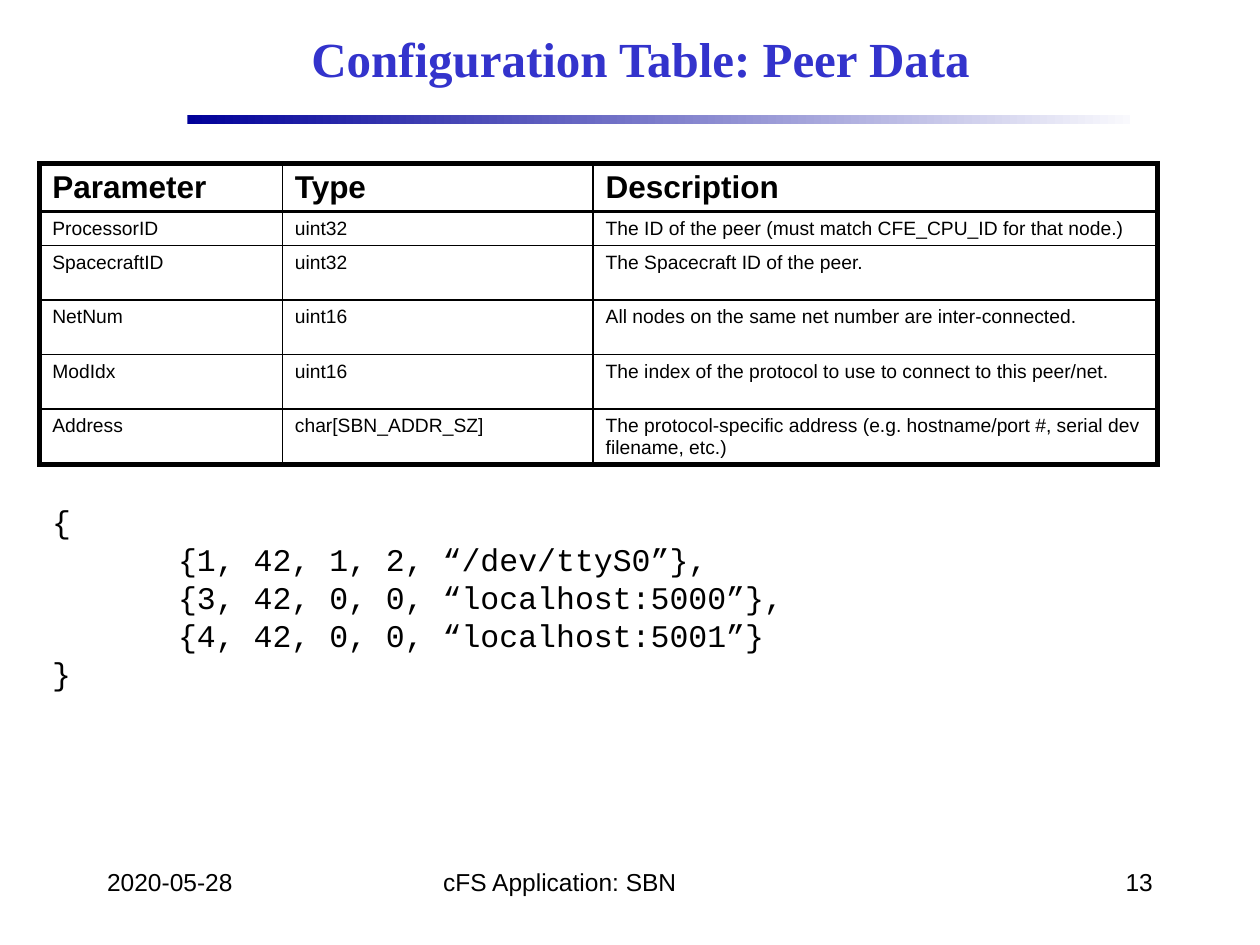
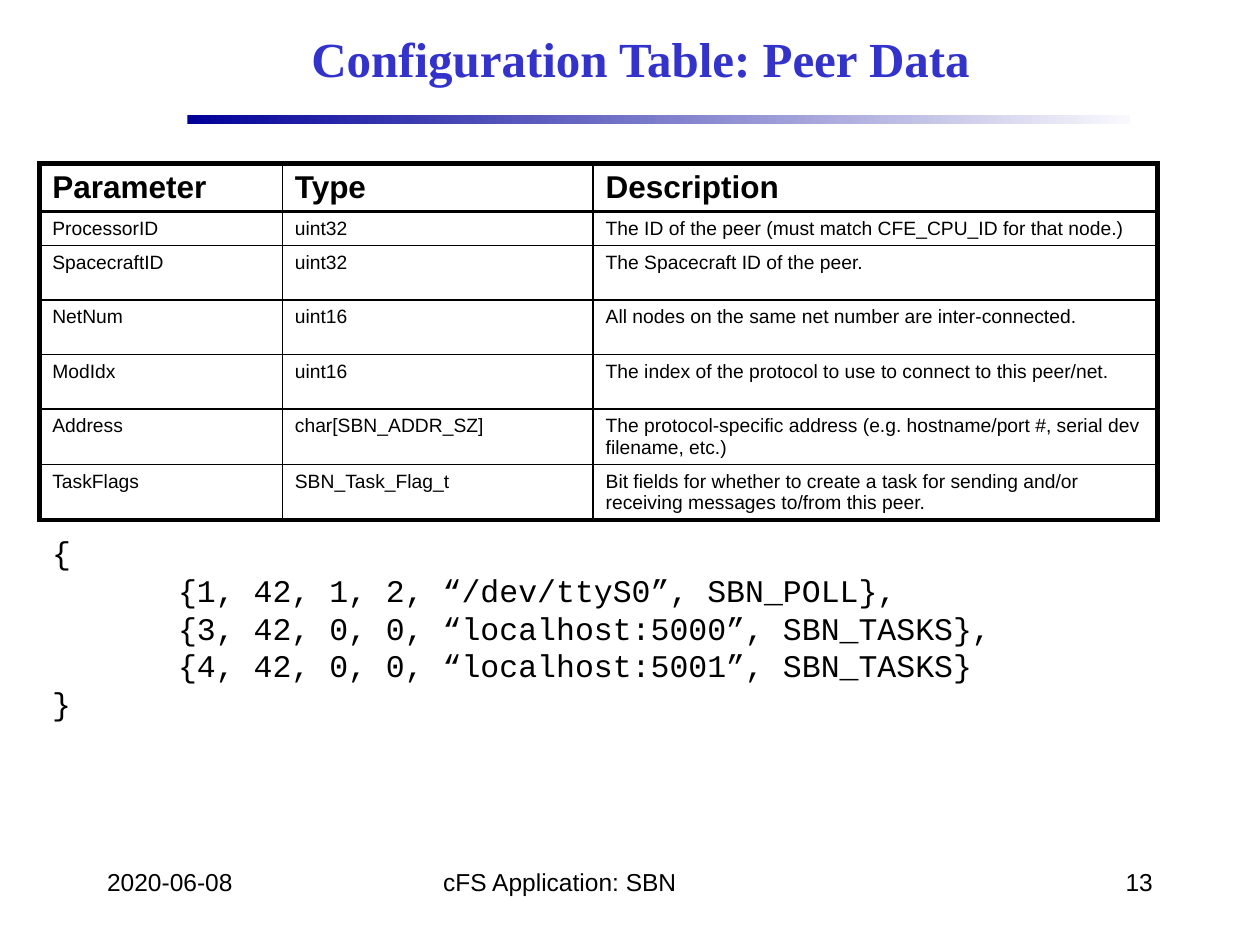
Before and after one commit to nasa/SBN, a slide deck: slide 13 of doc/SBN_Design.pptx. Drawn at 1260x945 pixels with LibreOffice and Linux fonts; fonts in the diff are those of the drawing; background and template pictures are left out. Boxes give left, top, right and bottom in pixels: in the first picture for what was removed or moved away, otherwise in the second. Text is boxed around its words. In the diff, an @@ line names an element or a change of style, - is before the commit and + after.

```diff
--- a/doc/SBN_Design.pptx
+++ b/doc/SBN_Design.pptx
@@ table at bbox=[39, 164, 1158, 532] @@
+row 7: TaskFlags | SBN_Task_Flag_t | Bit fields for whether to create a task for sending and/or receiving messages to/from this peer.
@@ text "{": place and size @@
-text "{" at bbox=[178, 549, 783, 654]
+text "{" at bbox=[178, 579, 991, 684]
@@ text at bbox=[178, 579, 991, 684]: text changed @@
-{1, 42, 1, 2, “/dev/ttyS0”},
-{3, 42, 0, 0, “localhost:5000”},
-{4, 42, 0, 0, “localhost:5001”}
+{1, 42, 1, 2, “/dev/ttyS0”, SBN_POLL},
+{3, 42, 0, 0, “localhost:5000”, SBN_TASKS},
+{4, 42, 0, 0, “localhost:5001”, SBN_TASKS}
@@ text at bbox=[107, 874, 232, 892]: text changed @@
-2020-05-28
+2020-06-08
```
Also in this commit, not shown: 19 other slides changed.
